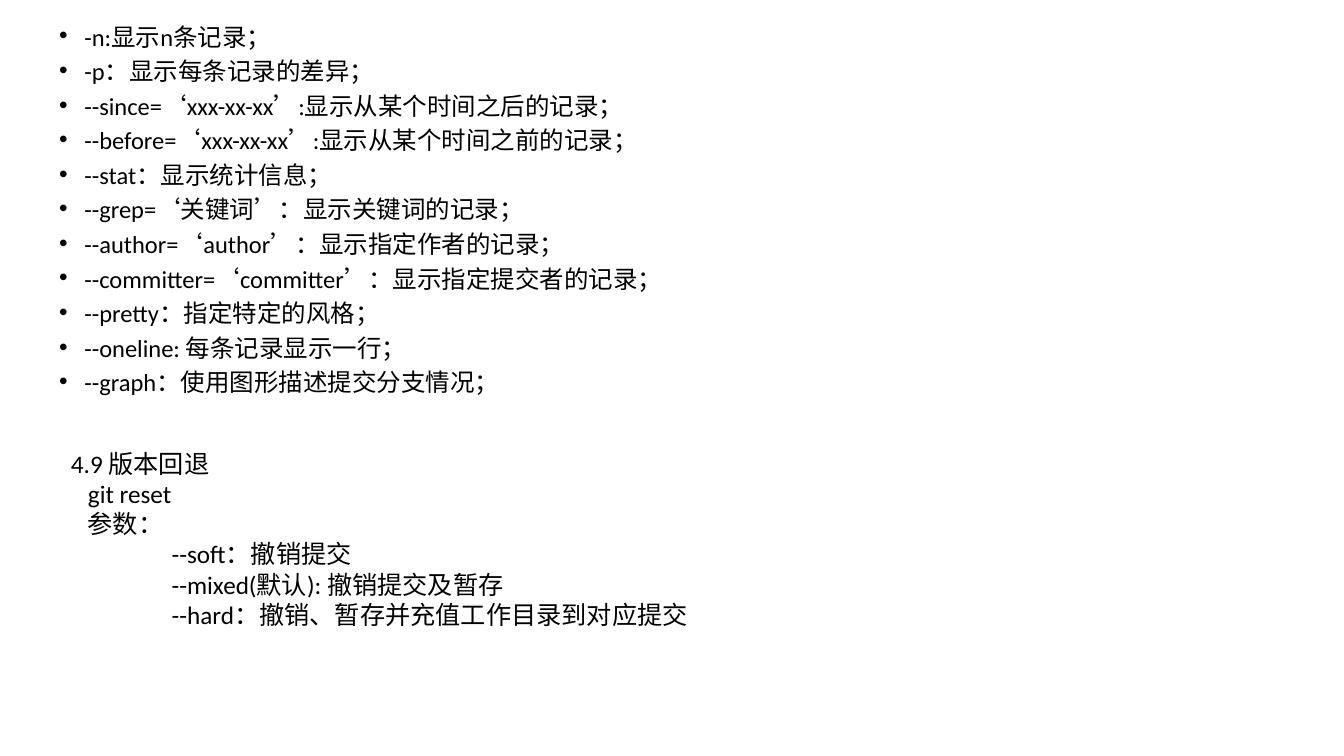
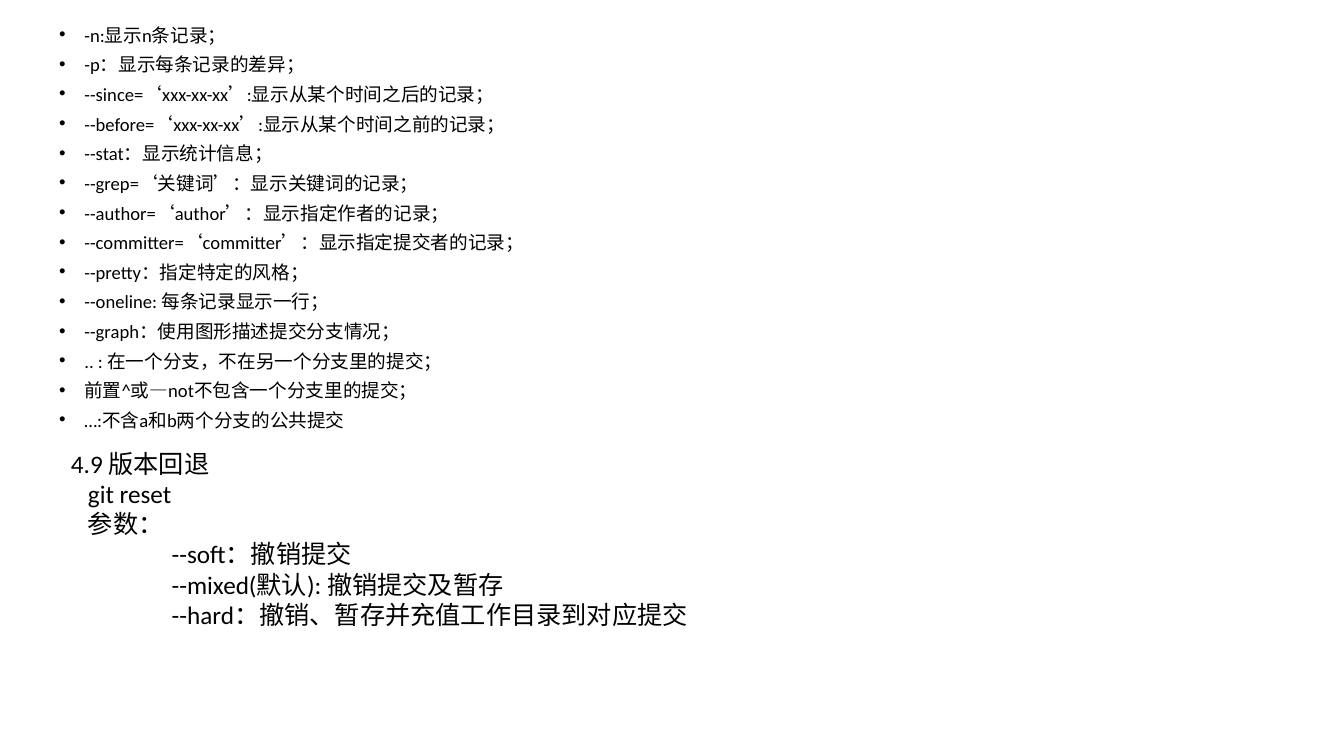
Before and after one commit to liupengpeng2016/share, a slide deck: slide 10 of git使用详解/git.pptx. Drawn at 1344x756 pixels with LibreOffice and Linux fonts; fonts in the diff are those of the drawing. Boxes give left, top, right and bottom in pixels: in the first picture for what was removed or moved away, otherwise in the second. Text is boxed around its words. In the diff, an @@ line names an element or a change of style, - is before the commit and + after.

```diff
--- a/git使用详解/git.pptx
+++ b/git使用详解/git.pptx
@@ text at (84, 26, 524, 342): size 17.5 to 13.3 pt in "-n:显示n条记录；", "-p：显示每条记录的差异；", "--since=‘xxx-xx-xx’:显示从某个时间之后的记录；", "--before=‘xxx-xx-xx’:显示从某个时间之前的记录；" and 7 more places @@
@@ text at (84, 352, 442, 429): paragraphs added @@
+• .. : 在一个分支，不在另一个分支里的提交；
+• 前置^或—not不包含一个分支里的提交；
+• …:不含a和b两个分支的公共提交
```
Also in this commit, not shown: 6 other slides changed, 2 slides added.
